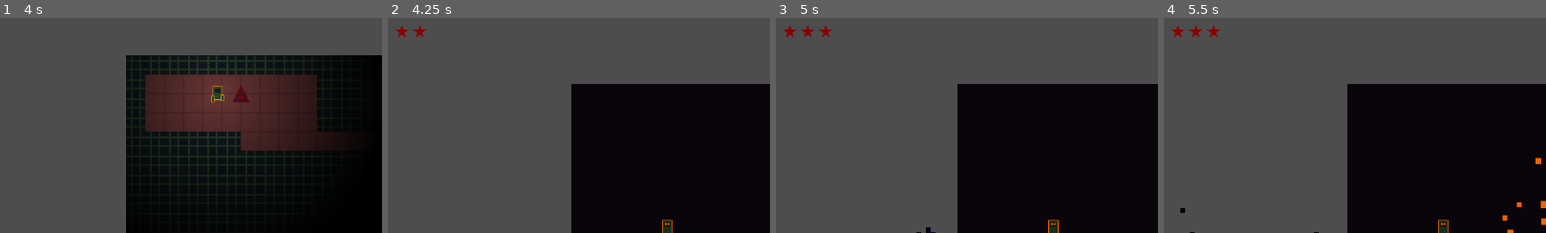
Above: before the commit, frames 1-4 (left to right).
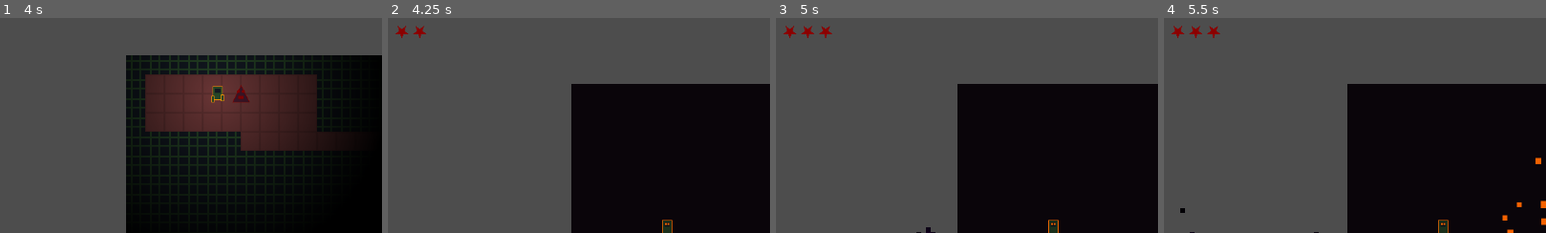
Above: after the commit, the same moments.

Repository: baltazarparra/darkgrid
Game: Godot game, scene res://scenes/ui/main_menu.tscn
Same seed, same stepped clock (60 frames per second), same inputs: the game is played once before the commit and once after it.
Inputs (mouse positions are % of the whole screen's width and height, from its top left):
- Up to frame 1 (4 s): click "Iniciar" at 0.5 s; click "Aprimorar" at 1.25 s; click "Aprimorar" at 2 s; click "Entrar na Floresta" at 2.75 s; tap Enter (ui_accept) at 3.5, 3.77 s; move the mouse to (72, 45) at 3.52 s; hold Right (ui_right) from 3.53 s (still down); hold Shift from 3.53 s (still down); click (72, 45) at 3.67 s
- Up to frame 2 (4.25 s): keep holding Right (ui_right); keep holding Shift
- Up to frame 3 (5 s): release Right (ui_right) at 4.25 s; release Shift at 4.25 s; drag from (30, 55) to (45, 70) at 4.27 s
- Up to frame 4 (5.5 s): move the mouse to (60, 28) at 5.02 s; hold Right (ui_right) from 5.03 s (still down); tap Ctrl at 5.1 s
The pictures show only the part of the screen within x 1-51%, y 1-51%; the shares and areas given below are measured in that part.

Frame 1 is identical in both runs. In frame 2, 0.1% of the frame differs, in the area x 2-10%, y 3-10%; in frame 3, 0.2%, in the area x 2-15%, y 3-10%; in frame 4, 0.2%.

Commit message:
fix(combat): dano fixo 1 por acerto + pentagrama invertido
- DAMAGE_CRIT/COUNTER_MULTIPLIER 2.0→1.0: todo acerto remove exatamente
  1 estrela ou 1 pentagrama, independente de crit ou counter
- Pentagrama desenhado de ponta-cabeça (ângulo PI/2 em vez de -PI/2)

Co-Authored-By: Claude Sonnet 4.6 <noreply@anthropic.com>

Diff:
--- a/scripts/ui/health_icons.gd
+++ b/scripts/ui/health_icons.gd
@@ -43,7 +43,7 @@
 	var inner_r: float = radius * 0.382
 	var pts: PackedVector2Array = []
 	for i: int in 10:
-		var angle: float = -PI / 2.0 + i * PI / 5.0
+		var angle: float = PI / 2.0 + i * PI / 5.0
 		var r: float = radius if i % 2 == 0 else inner_r
 		pts.append(center + Vector2(cos(angle), sin(angle)) * r)
 	draw_colored_polygon(pts, color)
--- a/scripts/utils/constants.gd
+++ b/scripts/utils/constants.gd
@@ -23,8 +23,8 @@
 
 # ─── Damage ────────────────────────────────────────
 const DAMAGE_BASE := 1
-const DAMAGE_CRIT_MULTIPLIER := 2.0
-const DAMAGE_COUNTER_MULTIPLIER := 2.0
+const DAMAGE_CRIT_MULTIPLIER := 1.0
+const DAMAGE_COUNTER_MULTIPLIER := 1.0
 
 # ─── Health ────────────────────────────────────────
 const CAIPORA_MAX_HEALTH := 1
